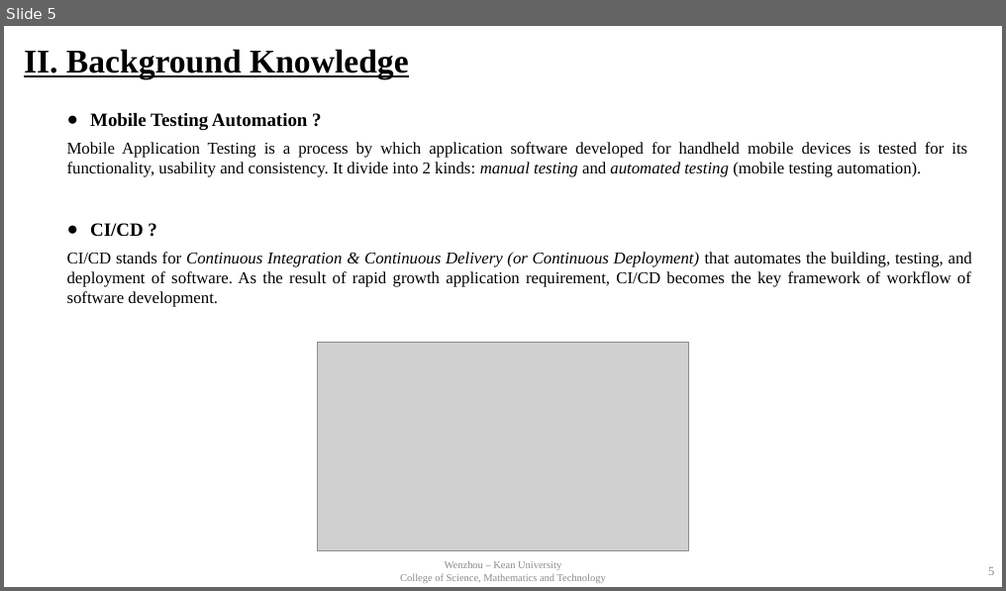
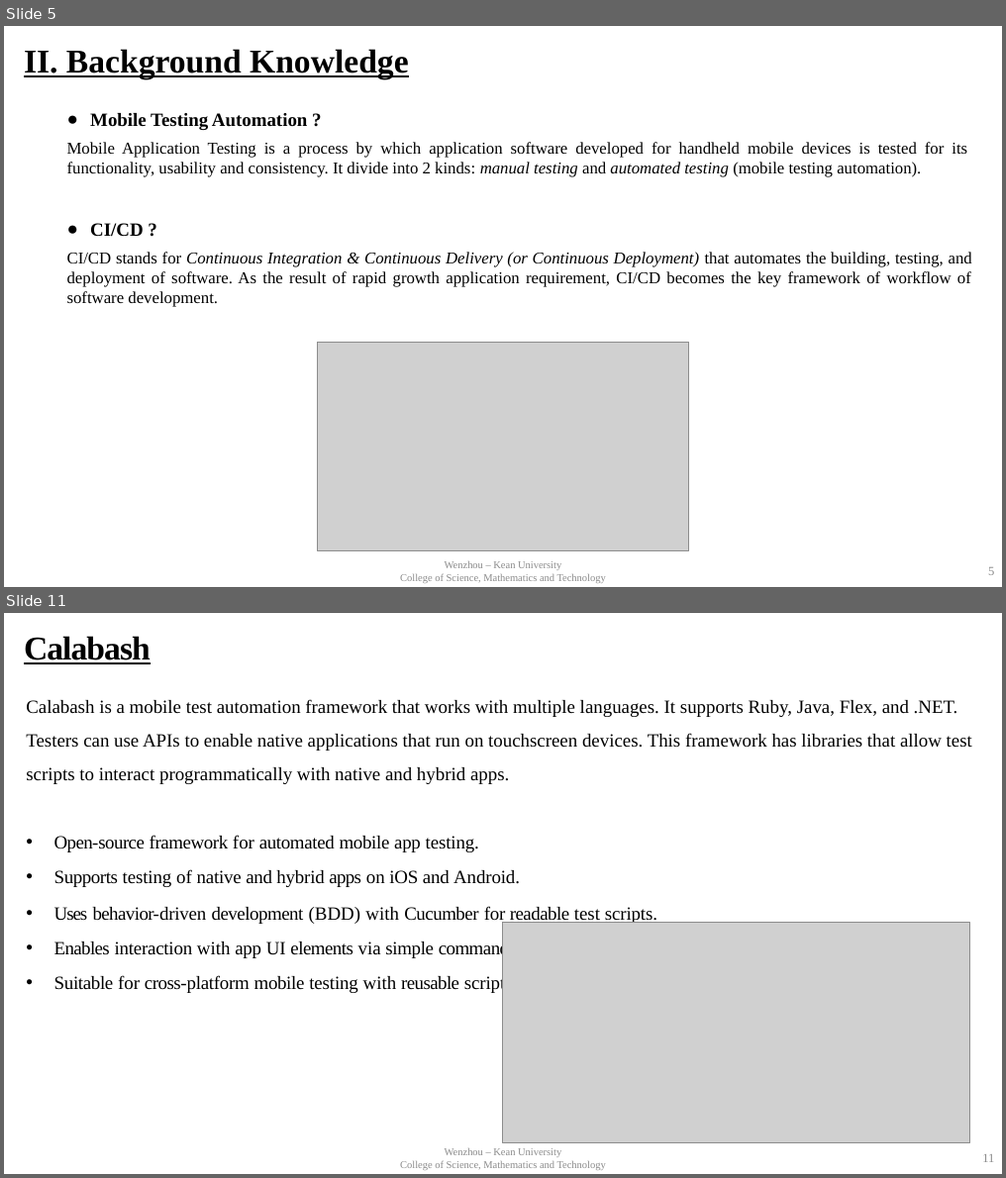
Before and after one commit to baocheng1989/sqa_paper, a slide deck: presentation.pptx. Shown one above the other, each under a label of ours: slide 5 before the commit, slides 5 and 11 after it; the slides between them are not shown. The pictures are 1006x591 and 1006x1178 pixels, drawn with LibreOffice and Linux fonts; fonts in the diff are those of the drawing; grey boxes stand for pictures; background and template pictures are left out. Boxes give left, top, right and bottom in pixels: in the first picture for what was removed or moved away, otherwise in the second. Text is boxed around its words. In the diff, an @@ line names an element or a change of style, - is before the commit and + after.

```diff
--- a/presentation.pptx
+++ b/presentation.pptx
@@ slide 11 added at (4, 613, 1002, 1174), background #FFFFFF @@
@@ title added at (24, 636, 151, 664), 32 pt, text #000000, bold, underline @@
+Calabash
@@ text added at (26, 699, 972, 994), 18 pt, text #000000 @@
+Calabash is a mobile test automation framework that works with multiple languages. It supports Ruby, Java, Flex, and .NET. Testers can use APIs to enable native applications that run on touchscreen devices. This framework has libraries that allow test scripts to interact programmatically with native and hybrid apps.
+• Open-source framework for automated mobile app testing.
+• Supports testing of native and hybrid apps on iOS and Android.
+• Uses behavior-driven development (BDD) with Cucumber for readable test scripts.
+• Enables interaction with app UI elements via simple commands.
+• Suitable for cross-platform mobile testing with reusable scripts.
@@ picture added at (503, 922, 970, 1144) @@
@@ text added at (400, 1149, 606, 1170), 10 pt, text #8C8C8C @@
+Wenzhou – Kean University
+College of Science, Mathematics and Technology
@@ page number added at (982, 1155, 994, 1162), 12 pt, text #8C8C8C @@
+11
```
Also in this commit, not shown: 10 slides changed, 2 other slides added, 2 other files.
